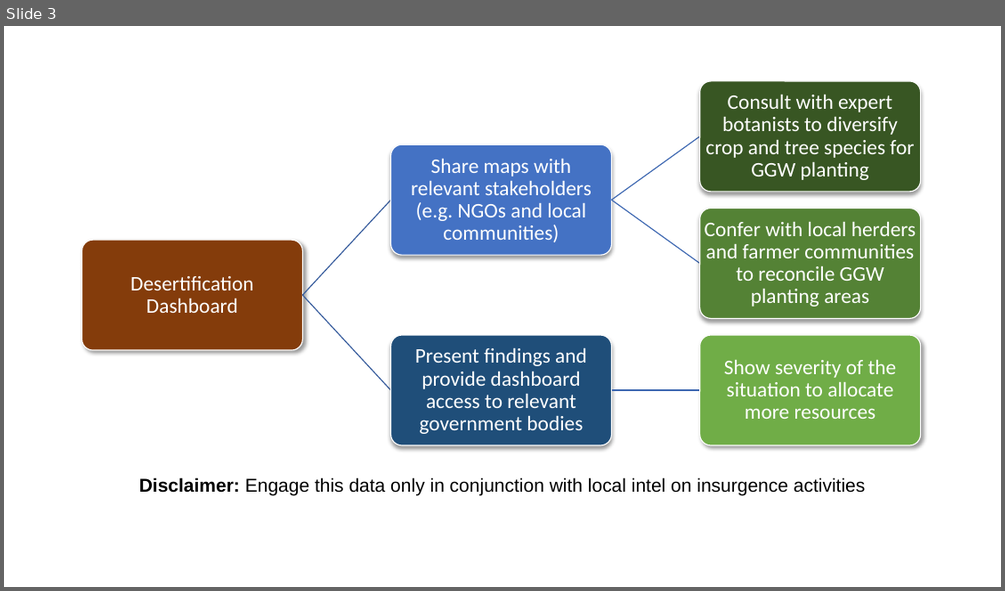
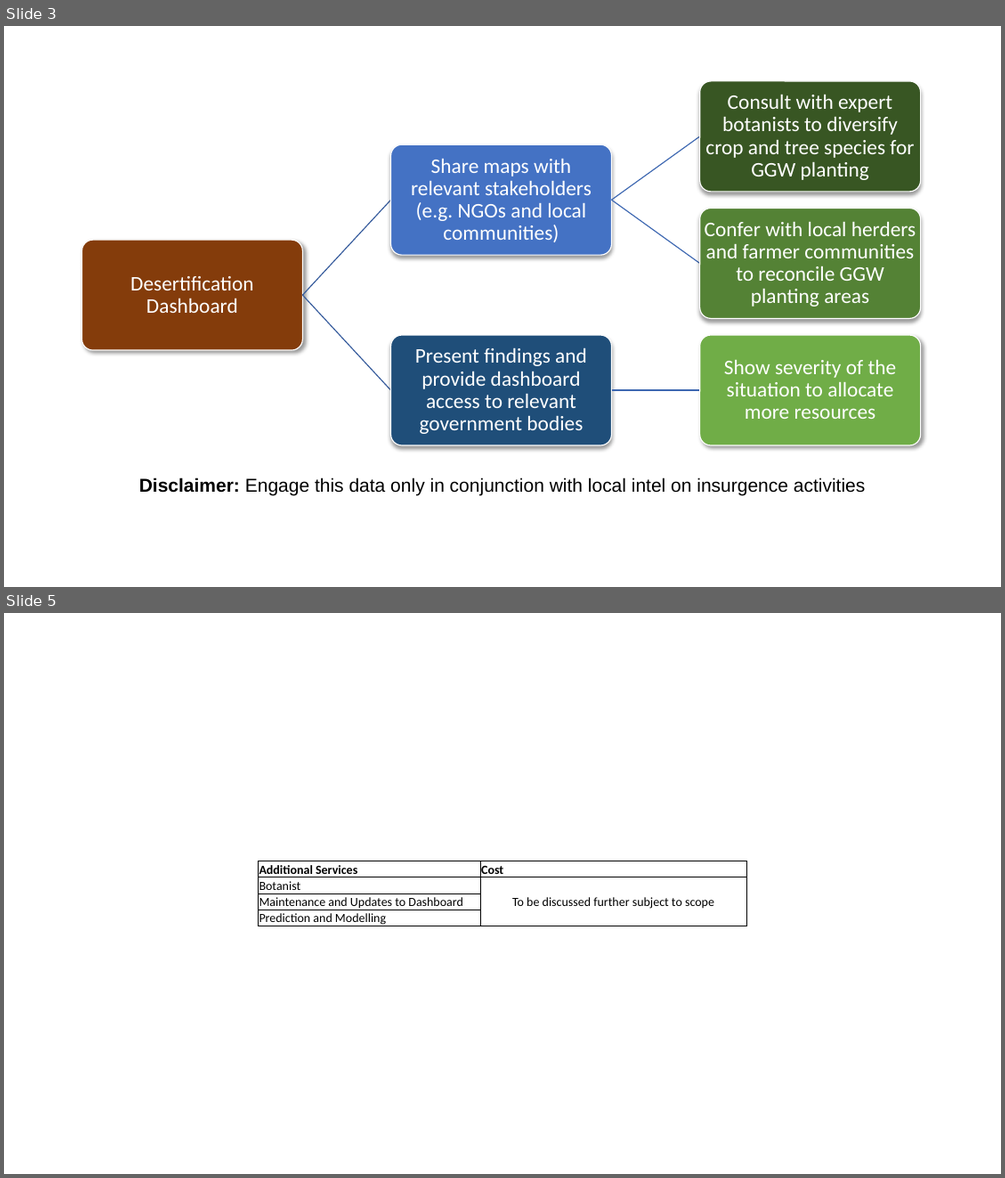
Before and after one commit to hanukikanker/desert-roses, a slide deck: Images/Remote Sensing Slides (for editing graphics).pptx. Shown one above the other, each under a label of ours: slide 3 before the commit, slides 3 and 5 after it; the slides between them are not shown. The pictures are 1005x591 and 1005x1178 pixels, drawn with LibreOffice and Linux fonts; fonts in the diff are those of the drawing. Boxes give left, top, right and bottom in pixels: in the first picture for what was removed or moved away, otherwise in the second. Text is boxed around its words. In the diff, an @@ line names an element or a change of style, - is before the commit and + after.

```diff
--- a/Images/Remote Sensing Slides (for editing graphics).pptx
+++ b/Images/Remote Sensing Slides (for editing graphics).pptx
@@ slide 5 added at box(4, 613, 1001, 1174), background #FFFFFF @@
@@ table added at box(259, 861, 746, 928), 4 rows, 2 columns @@
+Additional Services | Cost
+Botanist | To be discussed further subject to scope
+Maintenance and Updates to Dashboard | 
+Prediction and Modelling | 
```
Also in this commit, not shown: 1 other slide added.
